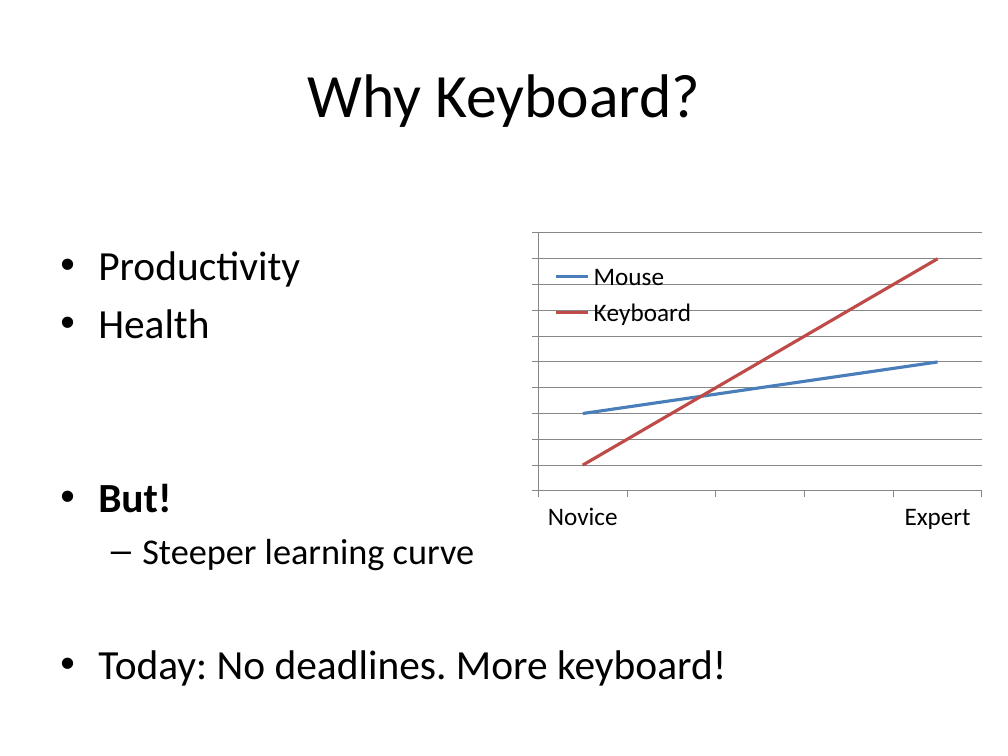
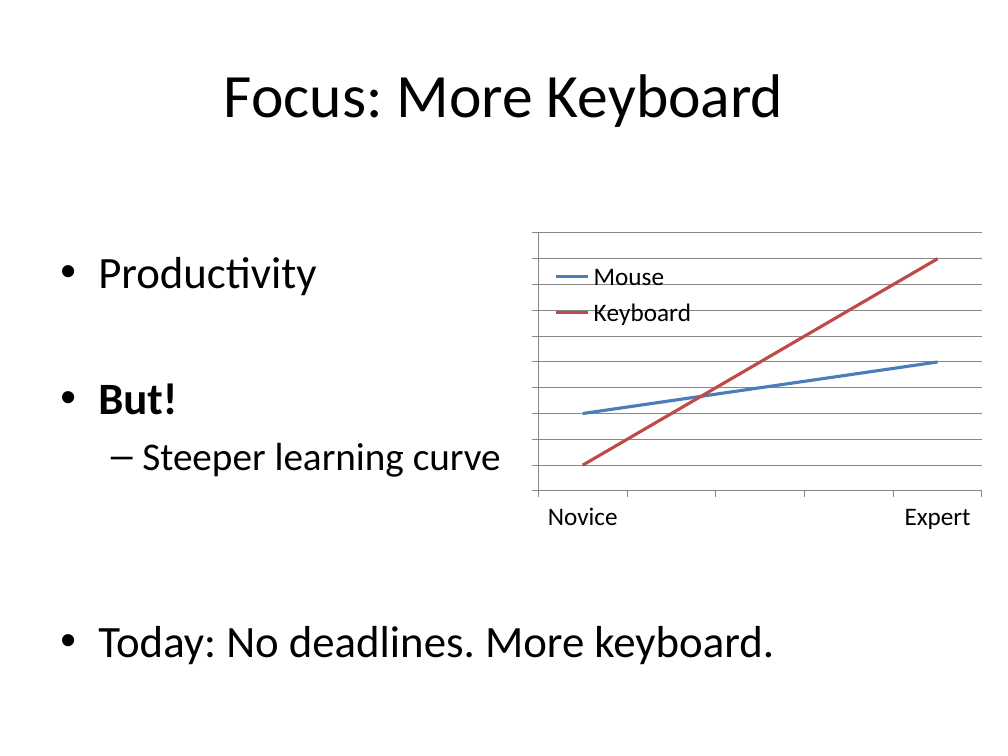
Before and after one commit to rasmuskl/ReSharperCourse, a slide deck: slide 6 of Presentations/1 - Introduction - ReSharper Course.pptx. Drawn at 1008x756 pixels with LibreOffice and Linux fonts; fonts in the diff are those of the drawing. Boxes give left, top, right and bottom in pixels: in the first picture for what was removed or moved away, otherwise in the second. Text is boxed around its words. In the diff, an @@ line names an element or a change of style, - is before the commit and + after.

Commit message:
Updated keyboard section.

```diff
--- a/Presentations/1 - Introduction - ReSharper Course.pptx
+++ b/Presentations/1 - Introduction - ReSharper Course.pptx
@@ title at box(224, 74, 783, 127): text changed @@
-Why Keyboard?
+Focus: More Keyboard
@@ text at box(98, 257, 501, 477): size 29.6 to 32 pt in "Productivity", "But!"; size 25.9 to 28 pt in "Steeper learning curve" @@
@@ text at box(98, 309, 209, 339): paragraph removed @@
-• Health
@@ text at box(98, 626, 774, 665): text changed; size 29.6 to 32 pt @@
-• Today: No deadlines. More keyboard!
+• Today: No deadlines. More keyboard.
```
Also in this commit, not shown: 6 other slides changed.
